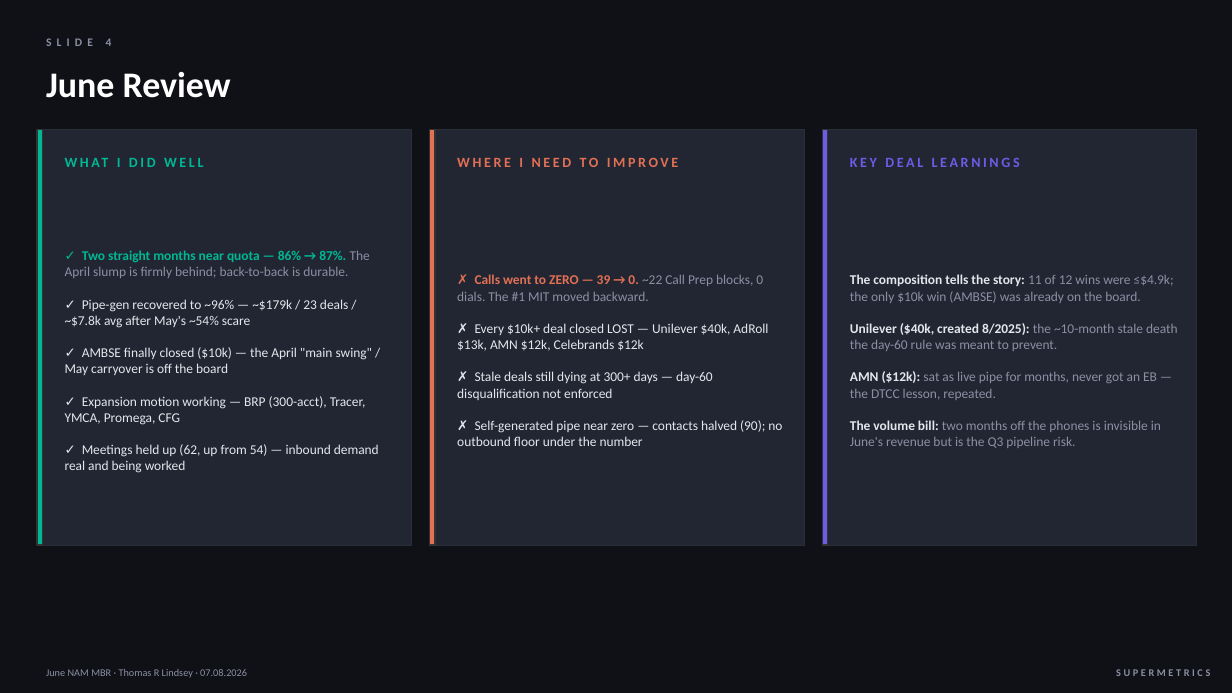
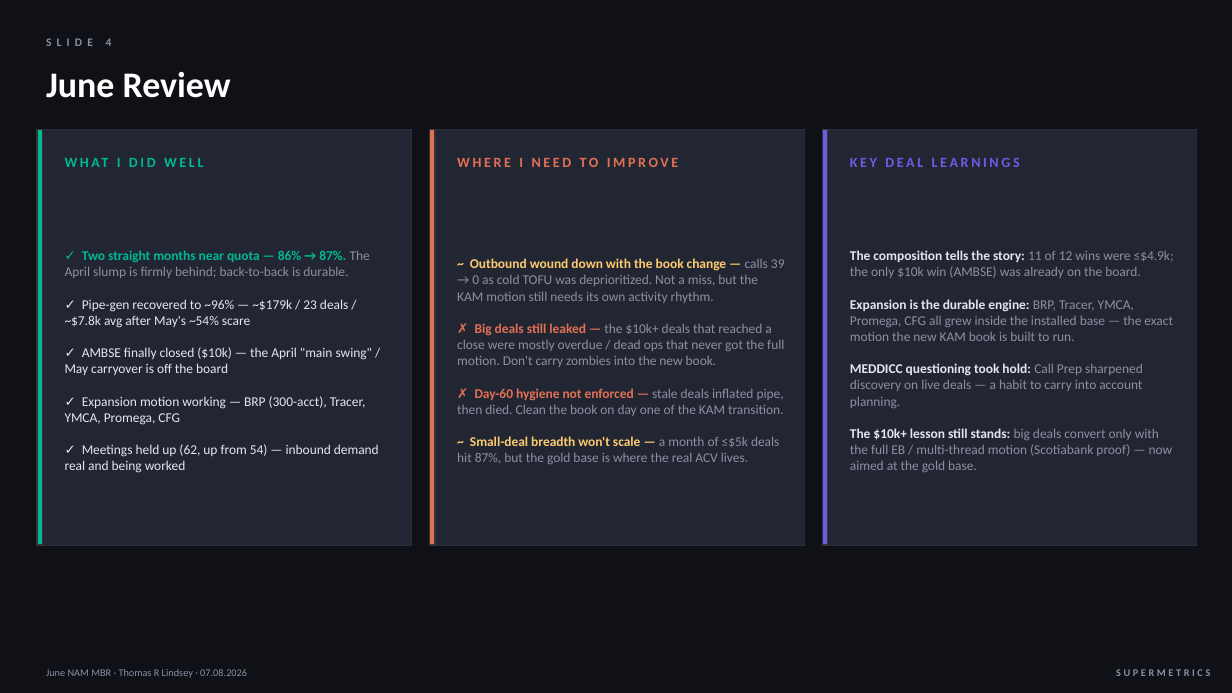
Before and after one commit to thommi2phones/Sales-Coach, a slide deck: slide 4 of June_2026_NAM_MBR.pptx. Drawn at 1232x693 pixels with LibreOffice and Linux fonts; fonts in the diff are those of the drawing. Boxes give left, top, right and bottom in pixels: in the first picture for what was removed or moved away, otherwise in the second. Text is boxed around its words. In the diff, an @@ line names an element or a change of style, - is before the commit and + after.

```diff
--- a/June_2026_NAM_MBR.pptx
+++ b/June_2026_NAM_MBR.pptx
@@ text at box(457, 258, 785, 464): text changed; text colour #E4E6ED to #8B8FA3 @@
-✗ Calls went to ZERO — 39 → 0. ~22 Call Prep blocks, 0 dials. The #1 MIT moved backward.
-✗ Every $10k+ deal closed LOST — Unilever $40k, AdRoll $13k, AMN $12k, Celebrands $12k
-✗ Stale deals still dying at 300+ days — day-60 disqualification not enforced
-✗ Self-generated pipe near zero — contacts halved (90); no outbound floor under the number
+~ Outbound wound down with the book change — calls 39 → 0 as cold TOFU was deprioritized. Not a miss, but the KAM motion still needs its own activity rhythm.
+✗ Big deals still leaked — the $10k+ deals that reached a close were mostly overdue / dead ops that never got the full motion. Don't carry zombies into the new book.
+✗ Day-60 hygiene not enforced — stale deals inflated pipe, then died. Clean the book on day one of the KAM transition.
+~ Small-deal breadth won't scale — a month of ≤$5k deals hit 87%, but the gold base is where the real ACV lives.
@@ text at box(850, 250, 1174, 472): text changed @@
-The composition tells the story: 11 of 12 wins were ≤$4.9k; the only $10k win (AMBSE) was already on the board.
-Unilever ($40k, created 8/2025): the ~10-month stale death the day-60 rule was meant to prevent.
-AMN ($12k): sat as live pipe for months, never got an EB — the DTCC lesson, repeated.
-The volume bill: two months off the phones is invisible in June's revenue but is the Q3 pipeline risk.
+The composition tells the story: 11 of 12 wins were ≤$4.9k; the only $10k win (AMBSE) was already on the board.
+Expansion is the durable engine: BRP, Tracer, YMCA, Promega, CFG all grew inside the installed base — the exact motion the new KAM book is built to run.
+MEDDICC questioning took hold: Call Prep sharpened discovery on live deals — a habit to carry into account planning.
+The $10k+ lesson still stands: big deals convert only with the full EB / multi-thread motion (Scotiabank proof) — now aimed at the gold base.
```
Also in this commit, not shown: 5 other slides changed, 6 slides added, 8 slides removed, 1 other file.
